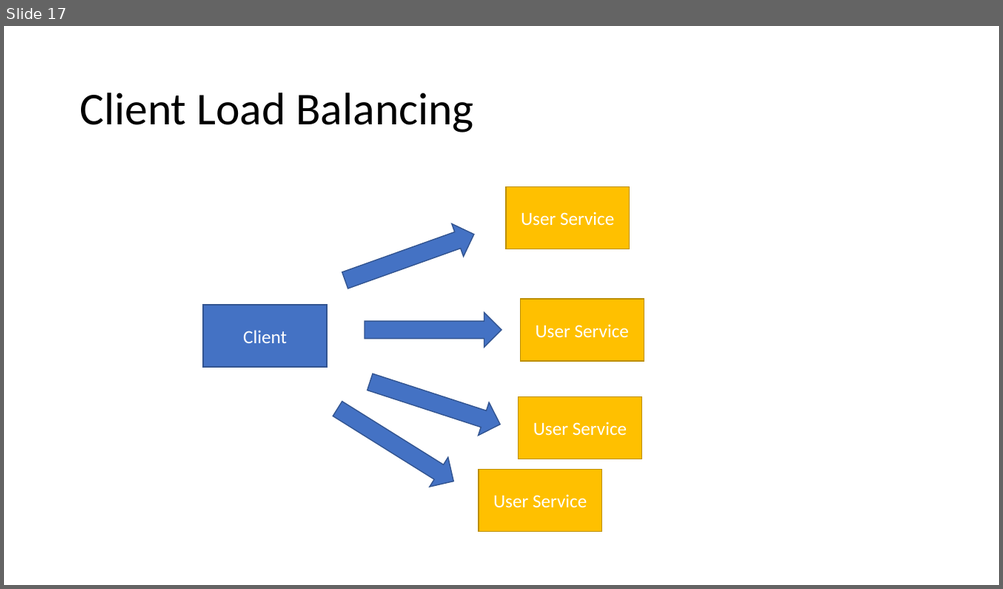
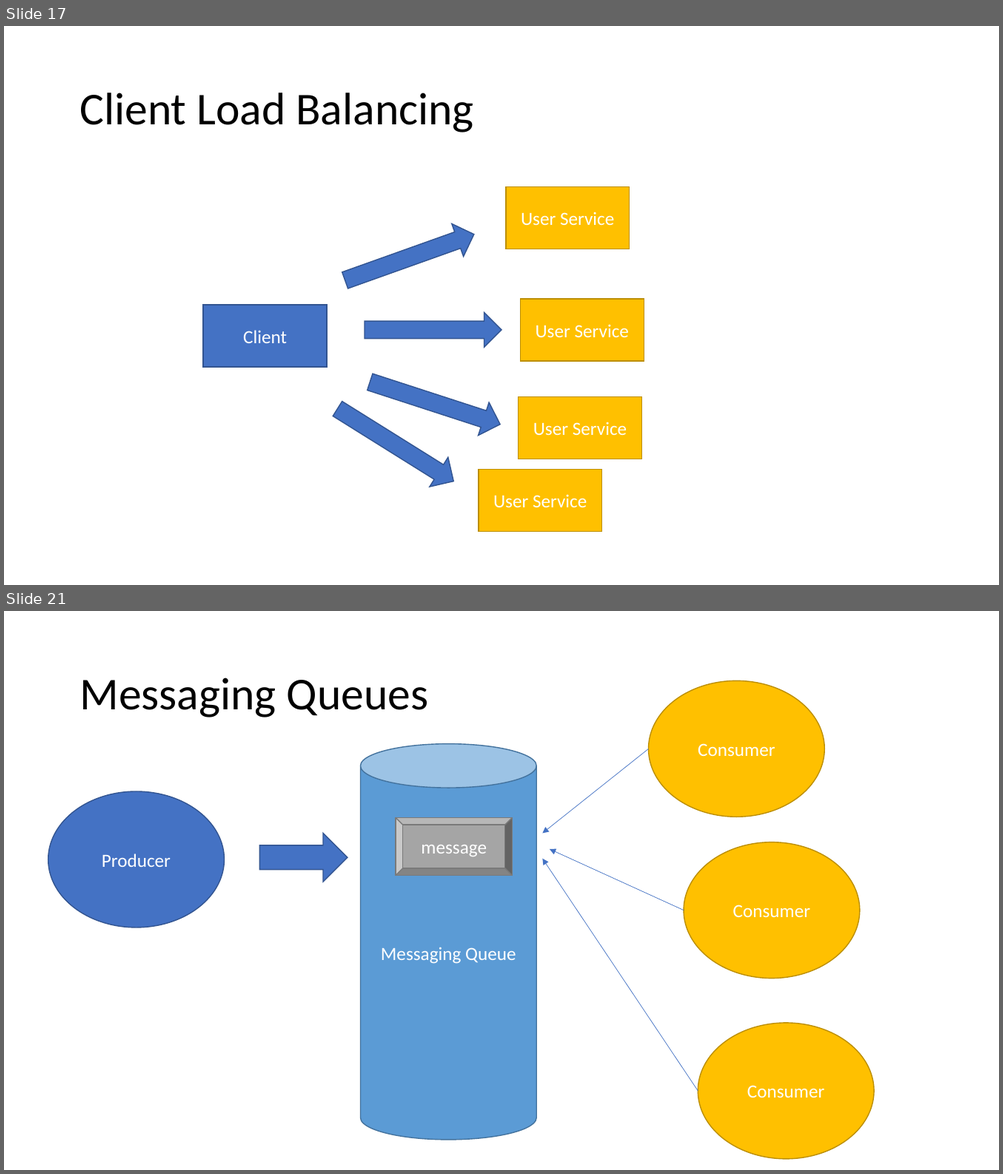
Before and after one commit to 2011JavaReact/Training, a slide deck: Week7/w7.pptx. Shown one above the other, each under a label of ours: slide 17 before the commit, slides 17 and 21 after it; the slides between them are not shown. The pictures are 1003x589 and 1003x1174 pixels, drawn with LibreOffice and Linux fonts; fonts in the diff are those of the drawing. Boxes give left, top, right and bottom in pixels: in the first picture for what was removed or moved away, otherwise in the second. Text is boxed around its words. In the diff, an @@ line names an element or a change of style, - is before the commit and + after.

```diff
--- a/Week7/w7.pptx
+++ b/Week7/w7.pptx
@@ slide 21 added at <box>4,611,999,1170</box>, background #FFFFFF @@
@@ title added at <box>79,678,428,718</box>, 44 pt, text #000000 @@
+Messaging Queues
@@ ellipse added at <box>649,681,825,817</box>, fill #FFC000, outline #BD8E00 1 pt, 18 pt, text #FFFFFF @@
+Consumer
@@ cylinder added at <box>361,743,537,1140</box>, fill #5B9BD5, outline #43739E 1 pt, 18 pt, text #FFFFFF @@
+Messaging Queue
@@ arrow added from (649, 749) to (543, 833), #4472C4 0.5 pt @@
@@ ellipse added at <box>48,792,224,928</box>, fill #4472C4, outline #325491 1 pt, 18 pt, text #FFFFFF @@
+Producer
@@ bevel added at <box>395,817,512,876</box>, fill #A5A5A5, outline #7A7A7A 1 pt, 18 pt, text #FFFFFF @@
+message
@@ right arrow added at <box>260,833,347,882</box>, fill #4472C4, outline #325491 1 pt @@
@@ arrow added from (684, 910) to (549, 849), #4472C4 0.5 pt @@
@@ ellipse added at <box>684,843,859,979</box>, fill #FFC000, outline #BD8E00 1 pt, 18 pt, text #FFFFFF @@
+Consumer
@@ arrow added from (698, 1091) to (543, 859), #4472C4 0.5 pt @@
@@ ellipse added at <box>698,1024,874,1160</box>, fill #FFC000, outline #BD8E00 1 pt, 18 pt, text #FFFFFF @@
+Consumer
```
Also in this commit, not shown: 2 slides changed, 4 other slides added.
